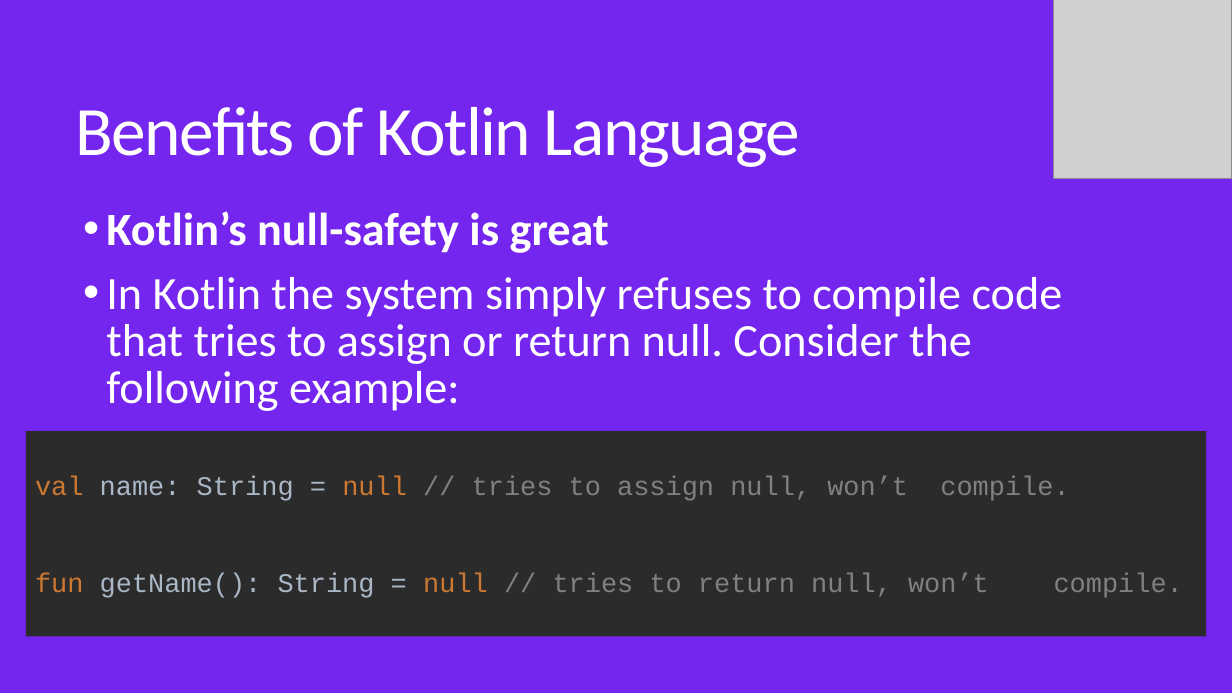
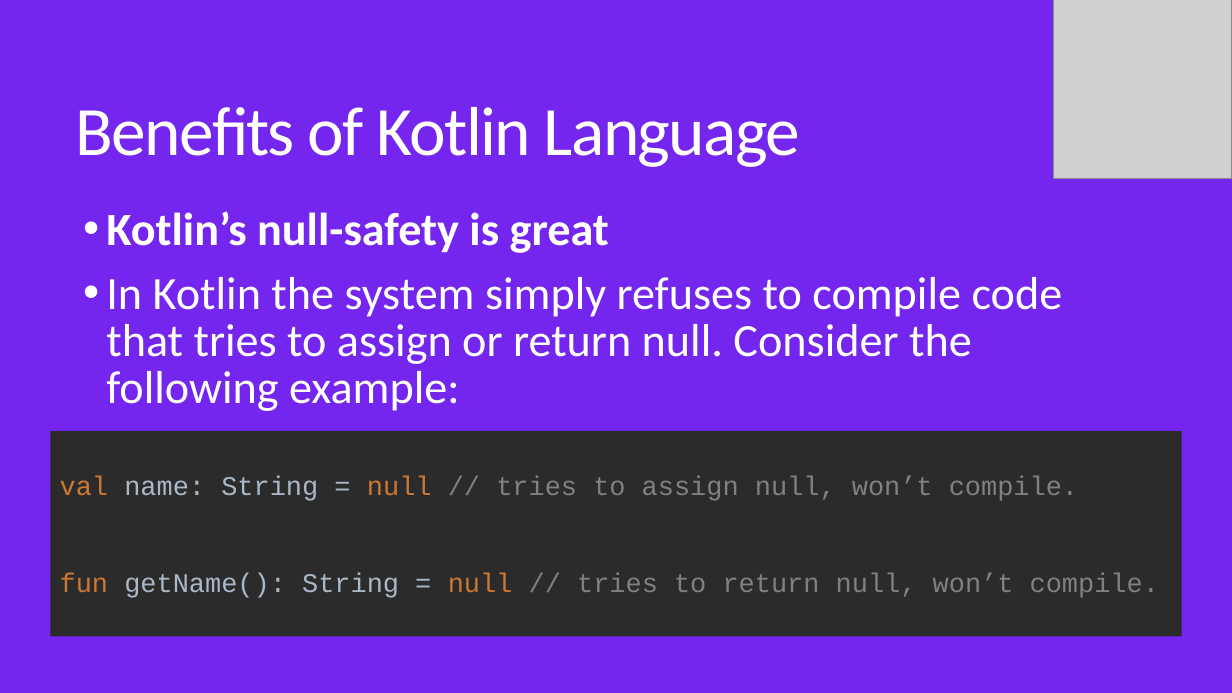
Before and after one commit to MohamedWael/Kotlin-crash-course, a slide deck: slide 13 of kotlin_intro.pptx. Drawn at 1232x693 pixels with LibreOffice and Linux fonts; fonts in the diff are those of the drawing; grey boxes stand for pictures. Boxes give left, top, right and bottom in pixels: in the first picture for what was removed or moved away, otherwise in the second. Text is boxed around its words. In the diff, an @@ line names an element or a change of style, - is before the commit and + after.

```diff
--- a/kotlin_intro.pptx
+++ b/kotlin_intro.pptx
@@ rectangle "val name: String = null ...": place and size @@
-rectangle "val name: String = null ..." at [26, 432, 1206, 637]
+rectangle "val name: String = null ..." at [51, 432, 1182, 637]
```
Also in this commit, not shown: 1 other slide changed, 12 slides added, 1 other file.
